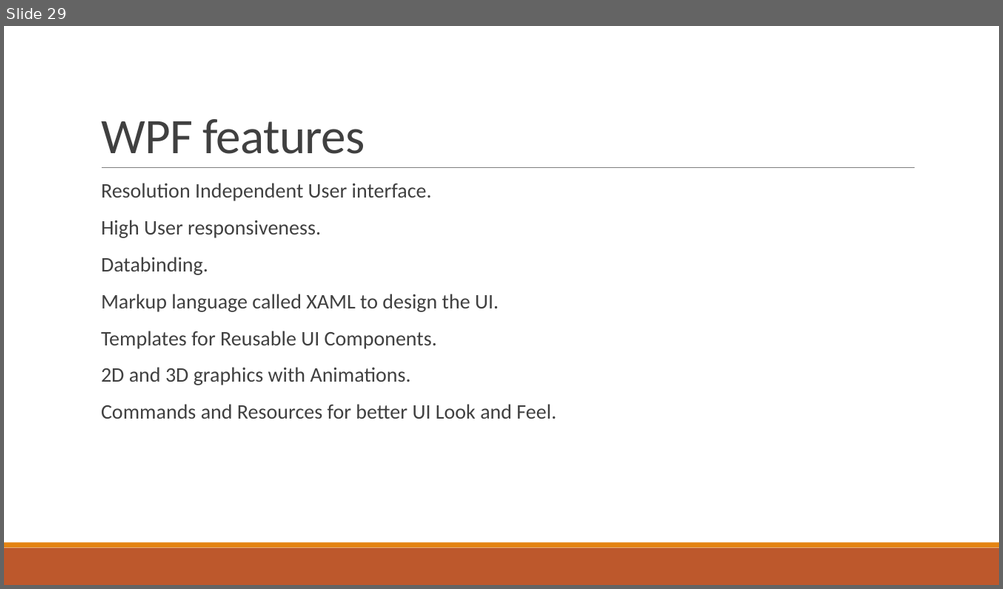
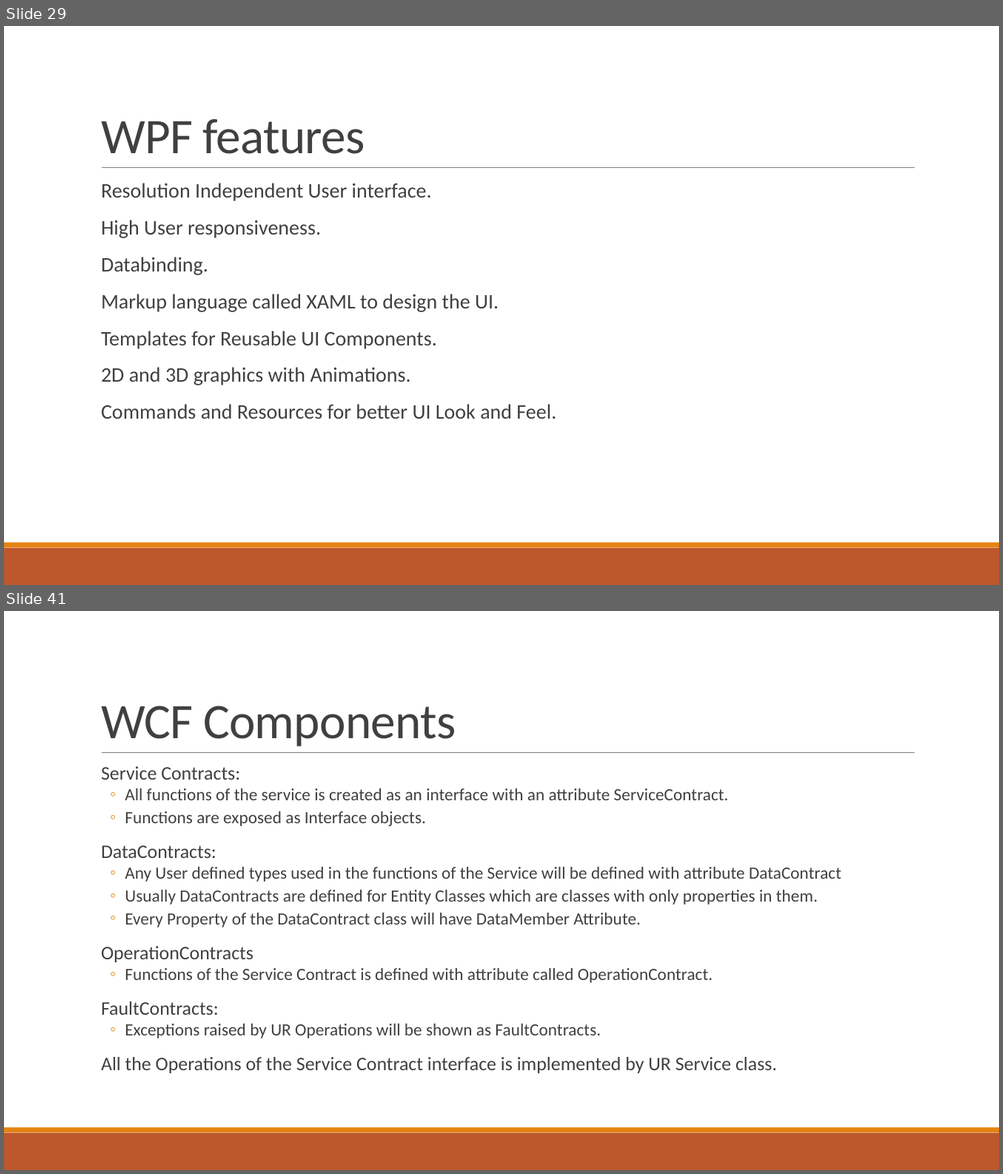
Before and after one commit to phani-rajbn/SiemensAug19, a slide deck: NET Training.pptx. Shown one above the other, each under a label of ours: slide 29 before the commit, slides 29 and 41 after it; the slides between them are not shown. The pictures are 1003x589 and 1003x1174 pixels, drawn with LibreOffice and Linux fonts; fonts in the diff are those of the drawing. Boxes give left, top, right and bottom in pixels: in the first picture for what was removed or moved away, otherwise in the second. Text is boxed around its words. In the diff, an @@ line names an element or a change of style, - is before the commit and + after.

```diff
--- a/NET Training.pptx
+++ b/NET Training.pptx
@@ slide 41 added at bbox=[4, 611, 999, 1170], background #FFFFFF; not listed: 3 template elements that a slide beside it also shows @@
@@ title added at bbox=[101, 706, 455, 746], 48 pt, text #404040 @@
+WCF Components
@@ text added at bbox=[101, 766, 841, 1073], 16.6 pt, text #404040 @@
+  Service Contracts:
+  ◦ All functions of the service is created as an interface with an attribute ServiceContract.
+  ◦ Functions are exposed as Interface objects.
+  DataContracts:
+  ◦ Any User defined types used in the functions of the Service will be defined with attribute DataContract
+  ◦ Usually DataContracts are defined for Entity Classes which are classes with only properties in them.
+  ◦ Every Property of the DataContract class will have DataMember Attribute.
+  OperationContracts
+  ◦ Functions of the Service Contract is defined with attribute called OperationContract.
+  FaultContracts:
+  ◦ Exceptions raised by UR Operations will be shown as FaultContracts.
+  All the Operations of the Service Contract interface is implemented by UR Service class.
```
Also in this commit, not shown: 16 other slides added.
